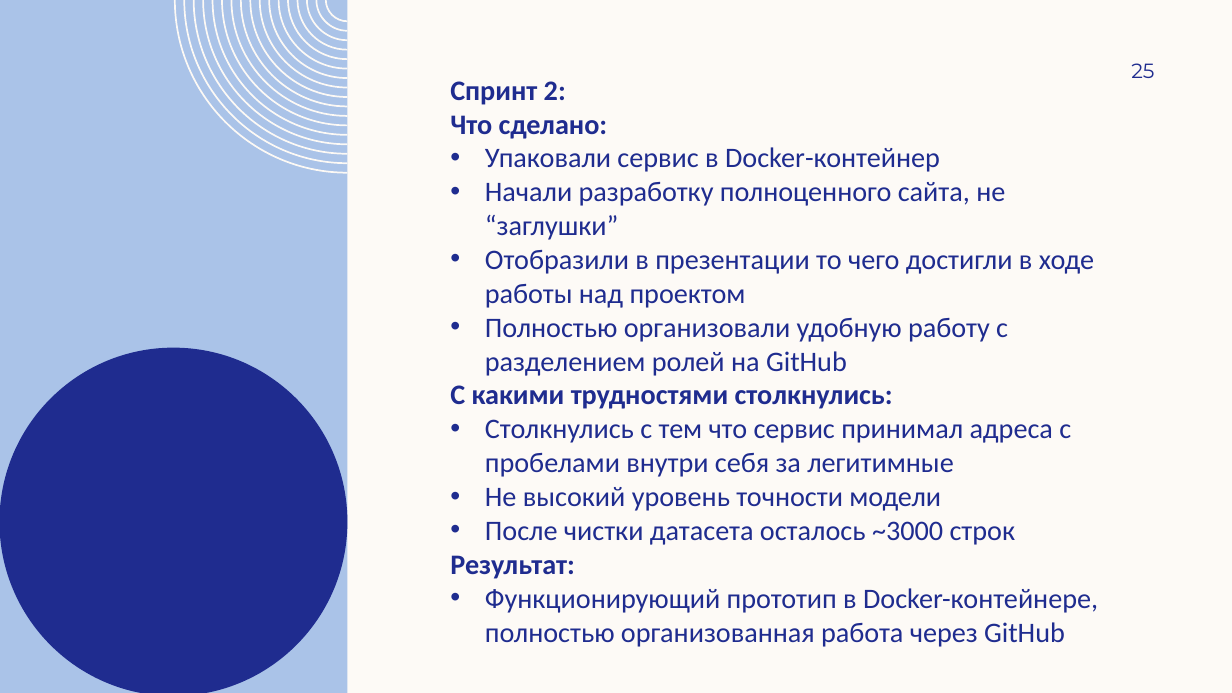
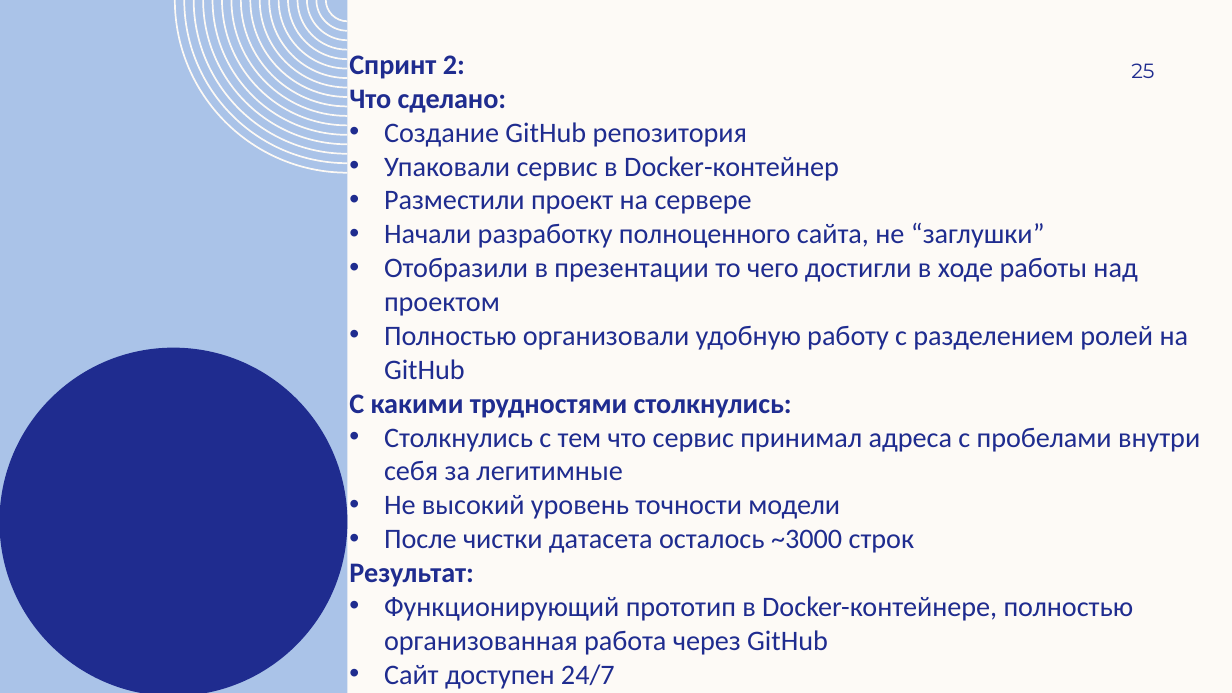
Before and after one commit to andreyilych/cs2valvesoftware, a slide deck: slide 25 of анализатор подозрительности доменных имен (DNS).pptx. Drawn at 1232x693 pixels with LibreOffice and Linux fonts; fonts in the diff are those of the drawing; background and template pictures are left out. Boxes give left, top, right and bottom in pixels: in the first picture for what was removed or moved away, otherwise in the second. Text is boxed around its words. In the diff, an @@ line names an element or a change of style, - is before the commit and + after.

```diff
--- a/анализатор подозрительности доменных имен (DNS).pptx
+++ b/анализатор подозрительности доменных имен (DNS).pptx
@@ text "Спринт 2:": place and size @@
-text "Спринт 2:" at (450, 81, 1098, 647)
+text "Спринт 2:" at (349, 55, 1200, 689)
@@ text at (384, 122, 747, 147): paragraph added @@
+• Создание GitHub репозитория
@@ text at (384, 191, 752, 214): paragraph added @@
+• Разместили проект на сервере
@@ text at (384, 664, 615, 689): paragraph added @@
+• Сайт доступен 24/7
```
Also in this commit, not shown: 4 other slides changed.
